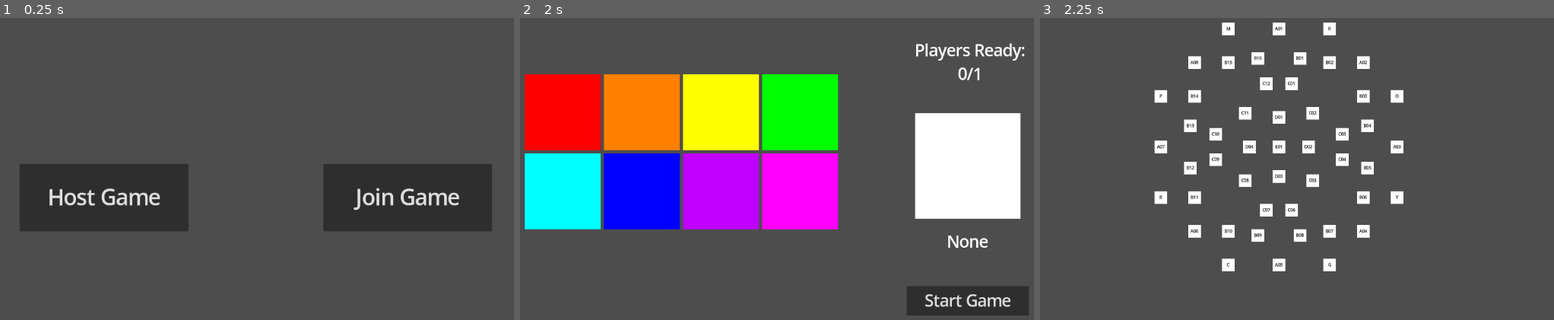
Above: before the commit, frames 1-3 (left to right).
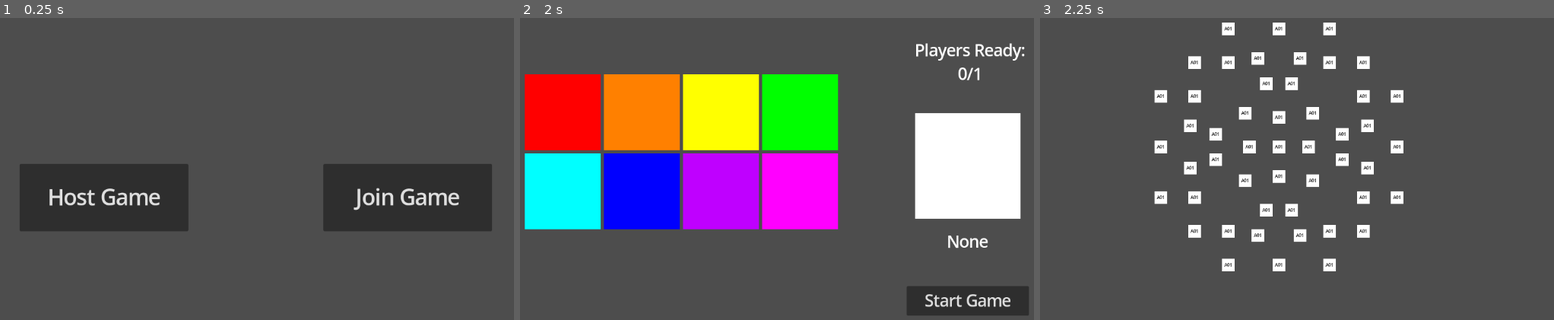
Above: after the commit, the same moments.

Repository: JadenValdez/DivideAndConquer
Game: Godot game, scene res://Scenes/Multiplayer.tscn
Same seed, same stepped clock (60 frames per second), same inputs: the game is played once before the commit and once after it.
Inputs (mouse positions are in pixels of both pictures, inside the frame that each line leads up to):
- Up to frame 1 (0.25 s): no input
- Up to frame 2 (2 s): tap Enter at 0.5 s; move the mouse to (910, 147) at 0.52 s; click (910, 147) at 0.67 s; click "Host Game" at 1.25 s
- Up to frame 3 (2.25 s): click "Start Game" at 2 s

Frames 1-2 are identical in both runs. In frame 3, 0.5% of the frame differs, in the area x 22-71%, y 2-83%.
Error after the commit: Trying to assign an array of type "Array" to a variable of type "Array[String]". (res://Scripts/Territory.gd:16)

Commit message:
Finished Tile Neighbors List
Finished putting tile neighbors list, finished tile connections list.

Diff:
--- a/Scenes/MainBoard.tscn
+++ b/Scenes/MainBoard.tscn
@@ -17,6 +17,7 @@
 position = Vector2(768, 192)
 tile_id = "O"
 tile_type = "Home"
+neighbors = Array[String](["", "", "", ""])
 
 [node name="Y" parent="Home" instance=ExtResource("1_jx5dg")]
 position = Vector2(768, 384)
--- a/Scripts/MainBoard.gd
+++ b/Scripts/MainBoard.gd
@@ -1,5 +1,4 @@
 extends Node2D
-
 
 # Called when the node enters the scene tree for the first time.
 func _ready() -> void:
--- a/Scripts/SignalBus.gd
+++ b/Scripts/SignalBus.gd
@@ -5,4 +5,7 @@
 signal update_ready_players_lobby
 signal start_game
 
+signal get_tile_position
+signal send_tile_position
+
 signal select_tile
--- a/Scripts/Territory.gd
+++ b/Scripts/Territory.gd
@@ -5,7 +5,7 @@
 
 @export var tile_id: String
 @export var tile_type: String
-@export var neighbors: Array
+@export var neighbors: Array[String]
 
 var current_owner: Dictionary = {
 	"Name": "None",
@@ -13,6 +13,7 @@
 }
 
 func _ready() -> void:
+	neighbors = TileNeighbors.NEIGHBORS[tile_id]
 	label.text = tile_id
 
 	for id in GameManager.Players:
--- /dev/null
+++ b/Scripts/TileNeighbors.gd
@@ -0,0 +1,115 @@
+extends Node
+
+#the neighbors for each tile
+const NEIGHBORS = {
+	"R": ["A01", "A02", "B01", "B02"],
+	"O": ["A02", "A03", "B03", "B04"],
+	"Y": ["A03", "A04", "B05", "B06"],
+	"G": ["A04", "A05", "B07", "B08"],
+	"C": ["A05", "A06", "B09", "B10"],
+	"B": ["A06", "A07", "B11", "B12"],
+	"P": ["A07", "A08", "B13", "B14"],
+	"M": ["A08", "A01", "B15", "B16"],
+
+	"A01": ["M", "R", "B01", "B16"],
+	"A02": ["R", "O", "B03", "B02"],
+	"A03": ["O", "Y", "B05", "B04"],
+	"A04": ["Y", "G", "B07", "B06"],
+	"A05": ["G", "C", "B09", "B08"],
+	"A06": ["C", "B", "B11", "B10"],
+	"A07": ["B", "P", "B13", "B12"],
+	"A08": ["P", "M", "B15", "B14"],
+
+	"B01": ["R", "A01", "B02", "C01"],
+	"B02": ["R", "A02", "B01", "B03", "C01", "C02"],
+	"B03": ["O", "A02", "B02", "B04", "C02", "C03"],
+	"B04": ["O", "A03", "B03", "C03"],
+	"B05": ["Y", "A03", "B06", "C04"],
+	"B06": ["Y", "A04", "B05", "B07", "C04", "C05"],
+	"B07": ["G", "A04", "B06", "B08", "C05", "C06"],
+	"B08": ["G", "A05", "B07", "C06"],
+	"B09": ["C", "A05", "B10", "C07"],
+	"B10": ["C", "A06", "B09", "B11", "C07", "C08"],
+	"B11": ["B", "A06", "B10", "B12", "C08", "C09"],
+	"B12": ["B", "A07", "B11", "C09"],
+	"B13": ["P", "A07", "B14", "C10"],
+	"B14": ["P", "A08", "B13", "B15", "C10", "C11"],
+	"B15": ["M", "A08", "B14", "B16", "C11", "C12"],
+	"B16": ["M", "A01", "B15", "C12"],
+
+	"C01": ["B01", "B02", "C12", "C02", "D01"],
+	"C02": ["B02", "B03", "C01", "C03", "D01", "D02"],
+	"C03": ["B03", "B04", "C02", "C04", "D02"],
+	"C04": ["B05", "B06", "C03", "C05", "D02"],
+	"C05": ["B06", "B07", "C04", "C06", "D02", "D03"],
+	"C06": ["B07", "B08", "C05", "C07", "D03"],
+	"C07": ["B09", "B10", "C06", "C08", "D03"],
+	"C08": ["B10", "B11", "C07", "C09", "D03", "D04"],
+	"C09": ["B11", "B12", "C08", "C10", "D04"],
+	"C10": ["B13", "B14", "C09", "C11", "D04"],
+	"C11": ["B14", "B15", "C10", "C12", "D04", "D01"],
+	"C12": ["B15", "B16", "C11", "C01", "D01"],
+
+	"D01": ["C11", "C12", "C01", "C02", "E01"],
+	"D02": ["C02", "C03", "C04", "C05", "E01"],
+	"D03": ["C05", "C06", "C07", "C08", "E01"],
+	"D04": ["C08", "C09", "C10", "C11", "E01"],
+
+	"E01": ["D01", "D02", "D03", "D04"],
+}
+
+#the connections for each tile, although some are excluded as they are repeats of previous connections
+const CONNECTIONS = {
+	"R": ["A01", "A02", "B01", "B02"],
+	"O": ["A02", "A03", "B03", "B04"],
+	"Y": ["A03", "A04", "B05", "B06"],
+	"G": ["A04", "A05", "B07", "B08"],
+	"C": ["A05", "A06", "B09", "B10"],
+	"B": ["A06", "A07", "B11", "B12"],
+	"P": ["A07", "A08", "B13", "B14"],
+	"M": ["A08", "A01", "B15", "B16"],
+
+	"A01": ["B01", "B16"],
+	"A02": ["B03", "B02"],
+	"A03": ["B05", "B04"],
+	"A04": ["B07", "B06"],
+	"A05": ["B09", "B08"],
+	"A06": ["B11", "B10"],
+	"A07": ["B13", "B12"],
+	"A08": ["B15", "B14"],
+
+	"B01": ["B02", "C01"],
+	"B02": ["B03", "C01", "C02"],
+	"B03": ["B04", "C02", "C03"],
+	"B04": ["C03"],
+	"B05": ["B06", "C04"],
+	"B06": ["B07", "C04", "C05"],
+	"B07": ["B08", "C05", "C06"],
+	"B08": ["C06"],
+	"B09": ["B10", "C07"],
+	"B10": ["B11", "C07", "C08"],
+	"B11": ["B12", "C08", "C09"],
+	"B12": ["C09"],
+	"B13": ["B14", "C10"],
+	"B14": ["B15", "C10", "C11"],
+	"B15": ["B16", "C11", "C12"],
+	"B16": ["C12"],
+
+	"C01": ["C02", "D01"],
+	"C02": ["C03", "D01", "D02"],
+	"C03": ["C04", "D02"],
+	"C04": ["C05", "D02"],
+	"C05": ["C06", "D02", "D03"],
+	"C06": ["C07", "D03"],
+	"C07": ["C08", "D03"],
+	"C08": ["C09", "D03", "D04"],
+	"C09": ["C10", "D04"],
+	"C10": ["C11", "D04"],
+	"C11": ["C12", "D04", "D01"],
+	"C12": ["C01", "D01"],
+
+	"D01": ["E01"],
+	"D02": ["E01"],
+	"D03": ["E01"],
+	"D04": ["E01"],
+}
--- a/project.godot
+++ b/project.godot
@@ -23,6 +23,7 @@
 RPCFunctions="*res://Scripts/RPCFunctions.gd"
 UnitsInformation="*res://Scripts/UnitsInformation.gd"
 TileResources="*res://Scripts/TileResources.gd"
+TileNeighbors="*res://Scripts/TileNeighbors.gd"
 
 [debug]
 
